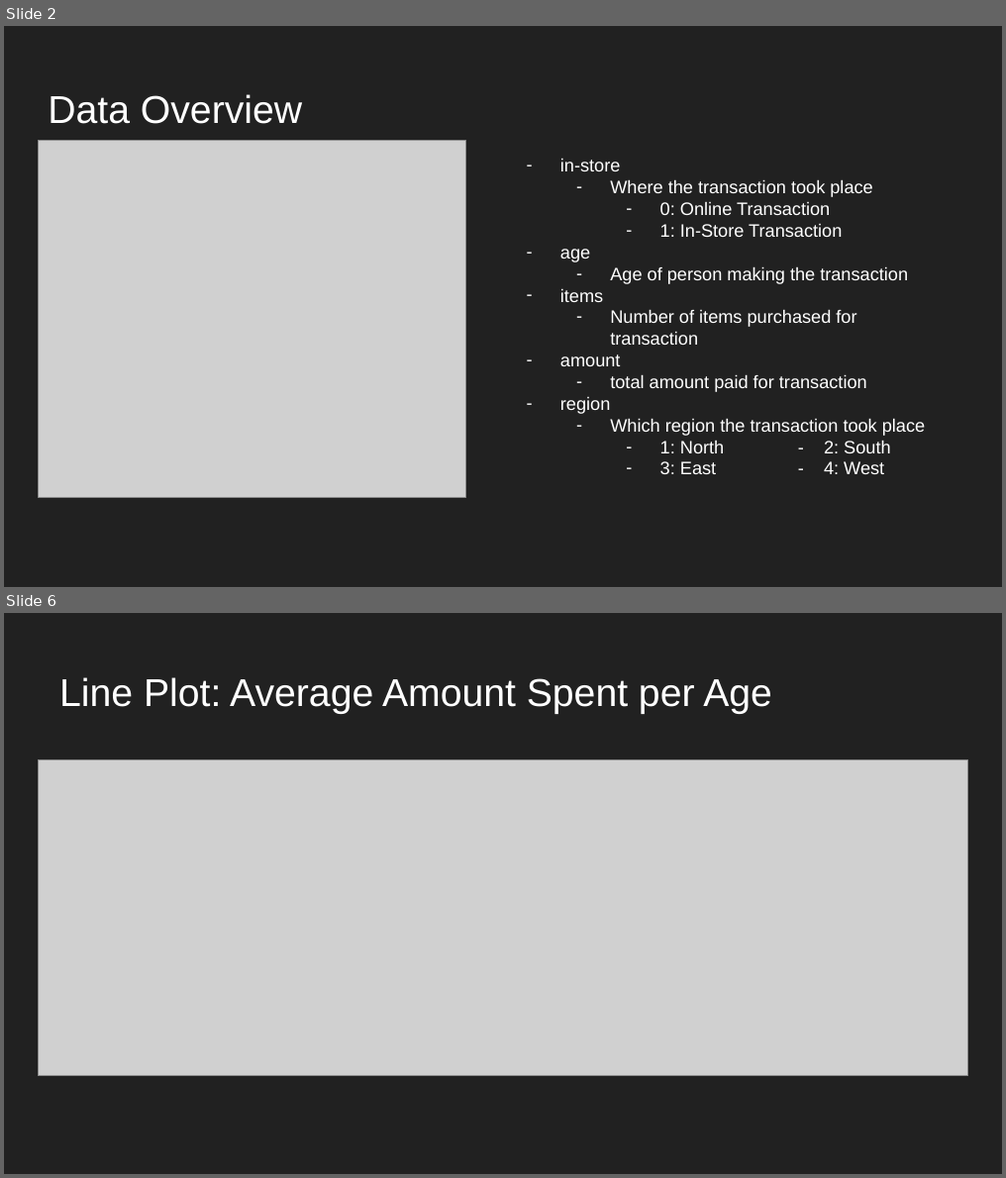
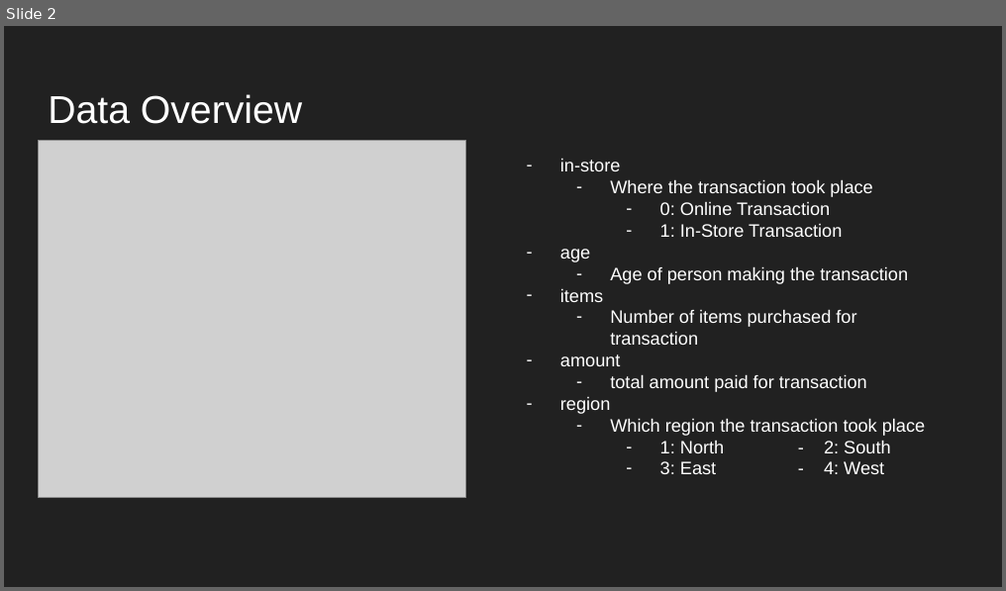
Before and after one commit to mvill025/investigate-customer-buying-patterns, a slide deck: Task1.pptx. Shown one above the other, each under a label of ours: slides 2 and 6 before the commit, slide 2 after it; the slides between them are not shown. The pictures are 1006x1178 and 1006x591 pixels, drawn with LibreOffice and Linux fonts; fonts in the diff are those of the drawing; grey boxes stand for pictures. Boxes give left, top, right and bottom in pixels: in the first picture for what was removed or moved away, otherwise in the second. Text is boxed around its words. In the diff, an @@ line names an element or a change of style, - is before the commit and + after.

```diff
--- a/Task1.pptx
+++ b/Task1.pptx
@@ slide 6 removed at [4, 613, 1002, 1174], background #212121 @@
@@ title removed at [59, 677, 772, 714] @@
-Line Plot: Average Amount Spent per Age
@@ picture removed at [38, 761, 968, 1076] @@
```
Also in this commit, not shown: 3 slides changed, 3 slides added, 6 other slides removed, 1 other file.
